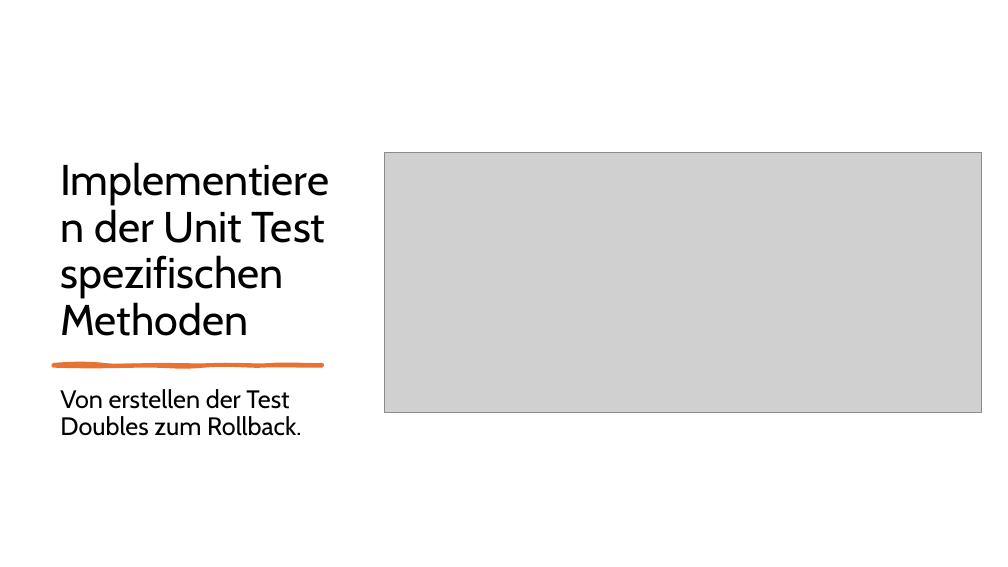
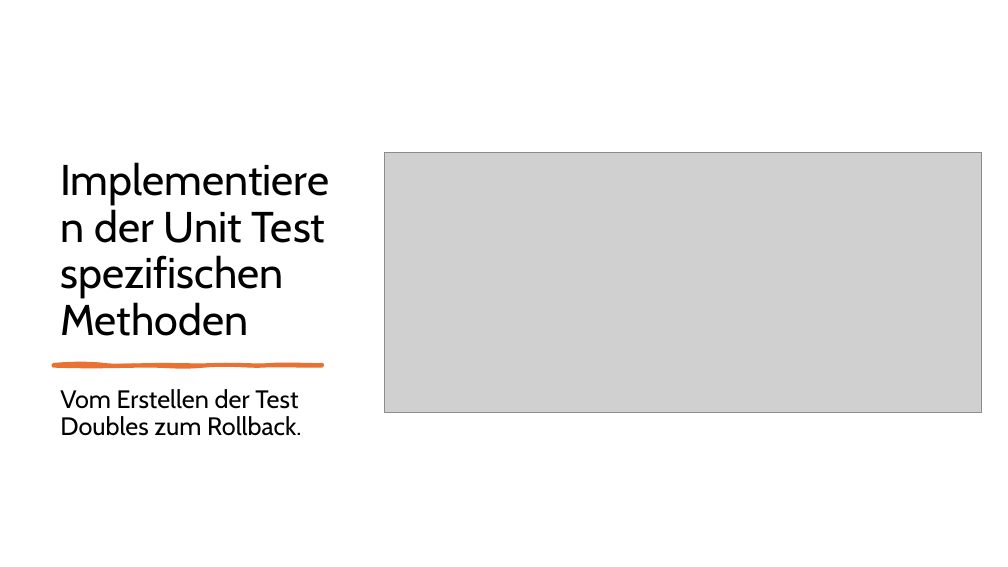
Before and after one commit to MatLange/Schulung, a slide deck: slide 13 of RAP Presentationen/Tag5.1 - RAP_UNIT_TEST_DE.pptx (slide 10 before the commit). Drawn at 1008x567 pixels with LibreOffice and Linux fonts; fonts in the diff are those of the drawing; grey boxes stand for pictures. Boxes give left, top, right and bottom in pixels: in the first picture for what was removed or moved away, otherwise in the second. Text is boxed around its words. In the diff, an @@ line names an element or a change of style, - is before the commit and + after.

```diff
--- a/RAP Presentationen/Tag5.1 - RAP_UNIT_TEST_DE.pptx
+++ b/RAP Presentationen/Tag5.1 - RAP_UNIT_TEST_DE.pptx
@@ text at bbox=[60, 389, 301, 436]: text changed @@
-Von erstellen der Test Doubles zum Rollback.
+Vom Erstellen der Test Doubles zum Rollback.
```
Also in this commit, not shown: 5 other slides changed, 4 slides added, 1 other file.
